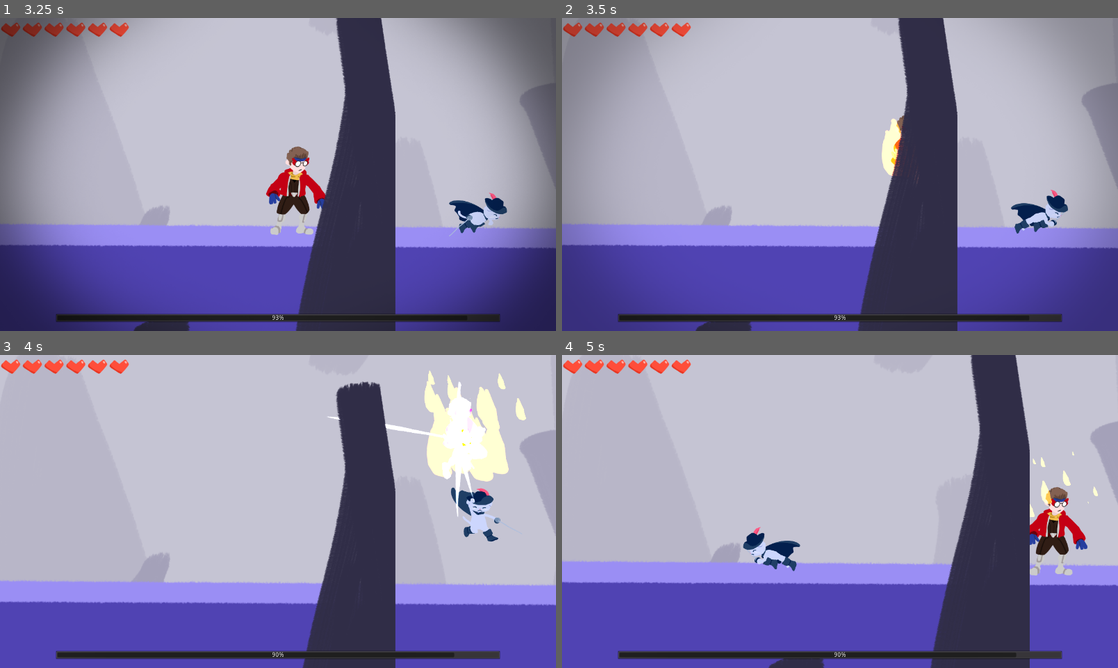
Above: before the commit, frames 1-4 (two rows, left to right).
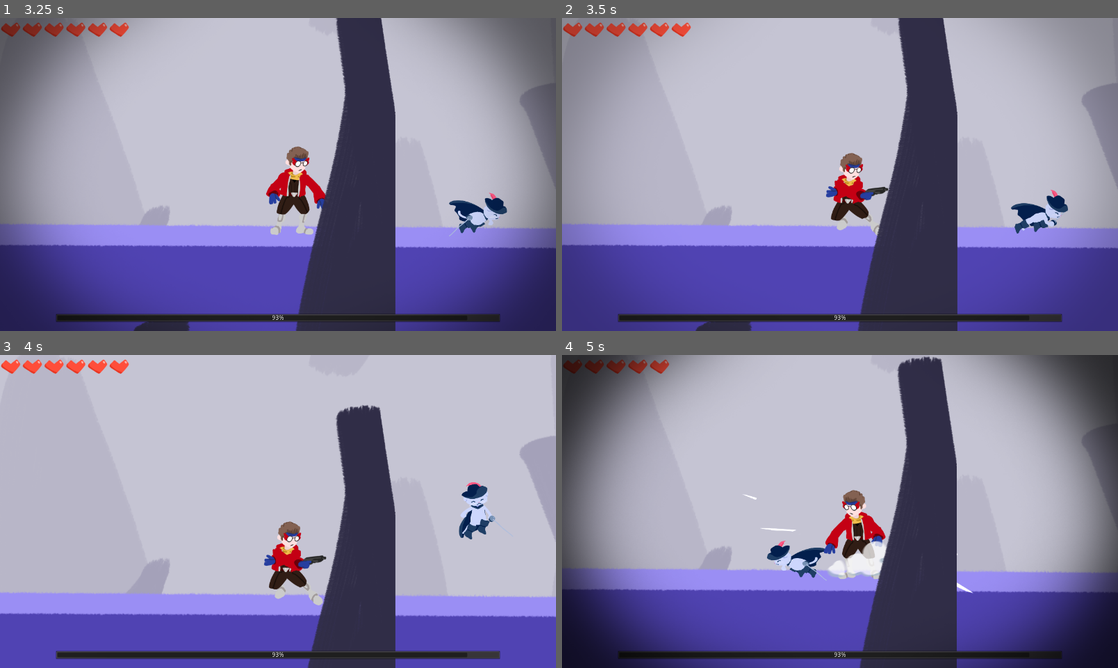
Above: after the commit, the same moments.

Repository: cyu2019/coots-game-proj
Game: Godot game, scene res://levels/test_nick.tscn
Same seed, same stepped clock (60 frames per second), same inputs: the game is played once before the commit and once after it. This scene is started directly instead of the project's main scene. The engine's default icon, where the game draws it, is replaced by a stand-in: a white triangle on a blue panel in a dark square.
Inputs:
- Up to frame 1 (3.25 s): hold Right (move_right) 0.53-2.03 s; tap K (attack) at 0.6, 2.1 s; tap Space (jump) at 0.77, 1.52, 3.02 s; tap Shift (dash) at 1.35, 2.85 s; hold A (move_left) 2.03-2.78 s; hold Right (move_right) from 2.78 s (still down)
- Up to frame 2 (3.5 s): keep holding Right (move_right)
- Up to frame 3 (4 s): keep holding Right (move_right); tap K (attack) at 3.6 s; tap Space (jump) at 3.77 s
- Up to frame 4 (5 s): release Right (move_right) at 4.28 s; hold A (move_left) from 4.28 s (still down); tap Shift (dash) at 4.35 s; tap Space (jump) at 4.52 s

Frame 1 is identical in both runs. In frame 2, 1.7% of the frame differs, in the area x 47-65%, y 31-70%; in frame 3, 14%; in frame 4, 58%, in the area x 0-100%, y 0-100%.
Error after the commit: Invalid call. Nonexistent function 'instance' in base 'Nil'. (res://nick/nick.gd:222)

Commit message:
fixed sideb falling off cliff, laser is bugged

Diff:
--- a/levels/test_nick.tscn
+++ b/levels/test_nick.tscn
@@ -76,6 +76,7 @@
 
 [node name="nick" parent="." instance=ExtResource( 3 )]
 position = Vector2( 499, -38 )
+LASER = null
 
 [node name="UI" parent="." instance=ExtResource( 4 )]
 
--- a/nick/laser.tscn
+++ b/nick/laser.tscn
@@ -4,7 +4,6 @@
 [ext_resource path="res://nick/sprites/laser.png" type="Texture" id=2]
 
 [sub_resource type="RectangleShape2D" id=1]
-extents = Vector2( 7.63333, 0.999878 )
 
 [node name="Laser" type="Area2D"]
 rotation = -6.28319
--- a/nick/nick.gd
+++ b/nick/nick.gd
@@ -13,6 +13,7 @@
 const DASH_AMOUNT = 500
 const NICK_AFTER_IMAGE = preload("res://nick/after_image.tscn")
 const after_image_distance = 100
+const STAGE_EDGE_X = 900
 # upb
 const UPB_SPEED = 1000
 const ATTACK_HEIGHT = 300
@@ -44,6 +45,12 @@
 var x_dir_to_player
 var health = MAX_HEALTH
 
+# === combat vars
+var has_thrown_needles = false
+var num_needles = 3
+var burst_counter = 0
+var burst_amt = 0
+
 # called on node beginning
 func _ready():
 	Globals.enemy1 = self
@@ -68,10 +75,10 @@
 	$ShakeTimer.start()
 	Globals.ui.set_boss_health(100 * health / MAX_HEALTH)
 
-	if health == floor(MAX_HEALTH / 2.0):
-		#$WindupTimer.wait_time = 0.5
-		$ActionTimer.wait_time = 2
-
+	if health <= floor(MAX_HEALTH/2):
+		base_color = Color.purple
+		burst_amt = 3
+		$ActionTimer.wait_time = 1.5
 	if health <= 0:
 		die()
 
@@ -111,6 +118,9 @@
 		process_movement_gravity(delta)
 	elif state == GAME_STATE.SIDEB:
 		$AnimatedSprite.play("sideb")
+		if burst_counter > 0:
+			begin_sideb()
+			burst_counter -= 1
 
 	elif state == GAME_STATE.UPB_CHARGE:
 		$AnimatedSprite.play("upb_charge")
@@ -168,13 +178,16 @@
 # action timer
 func _on_ActionTimer_timeout():
 	if state == GAME_STATE.IDLE:
-		var choice = randi() % 3
+		var num_actions = 3
+		if global_position.x >= STAGE_EDGE_X or global_position.x <= -STAGE_EDGE_X:
+			num_actions = 2
+		var choice = randi() % num_actions
 		if choice == 0:
-			begin_sideb()
+			begin_laser()
 		elif choice == 1:
 			begin_laser()
 		else:
-			begin_upb()
+			begin_laser()
 
 # state transition functions
 func begin_laser():
@@ -187,6 +200,10 @@
 	face_player()
 	var dir_to_player = Vector2(x_dir_to_player, 0)
 	target_position = global_position + dir_to_player * DASH_AMOUNT
+	if target_position.x < -STAGE_EDGE_X:
+		target_position.x = -STAGE_EDGE_X
+	elif target_position.x > STAGE_EDGE_X:
+		target_position.x = STAGE_EDGE_X
 	$WindupTimer.start()
 
 func begin_upb():
--- a/nick/nick.tscn
+++ b/nick/nick.tscn
@@ -29,6 +29,11 @@
 "name": "idle",
 "speed": 10.0
 }, {
+"frames": [ ExtResource( 3 ), ExtResource( 7 ), ExtResource( 13 ), ExtResource( 4 ), ExtResource( 12 ), ExtResource( 8 ) ],
+"loop": false,
+"name": "laser",
+"speed": 10.0
+}, {
 "frames": [ ExtResource( 3 ) ],
 "loop": true,
 "name": "laser_windup",
@@ -42,11 +47,6 @@
 "frames": [ ExtResource( 15 ) ],
 "loop": false,
 "name": "upb",
-"speed": 10.0
-}, {
-"frames": [ ExtResource( 3 ), ExtResource( 7 ), ExtResource( 13 ), ExtResource( 4 ), ExtResource( 12 ), ExtResource( 8 ) ],
-"loop": false,
-"name": "laser",
 "speed": 10.0
 }, {
 "frames": [ ExtResource( 17 ), ExtResource( 19 ), ExtResource( 20 ) ],
--- a/slime/slime.gd
+++ b/slime/slime.gd
@@ -10,7 +10,7 @@
 
 var KICK_SPEED = 1300
 
-const STAGE_EDGE_X = 800
+const STAGE_EDGE_X = 900
 const ATTACK_HEIGHT = 500
 
 const MAX_HEALTH = 50
